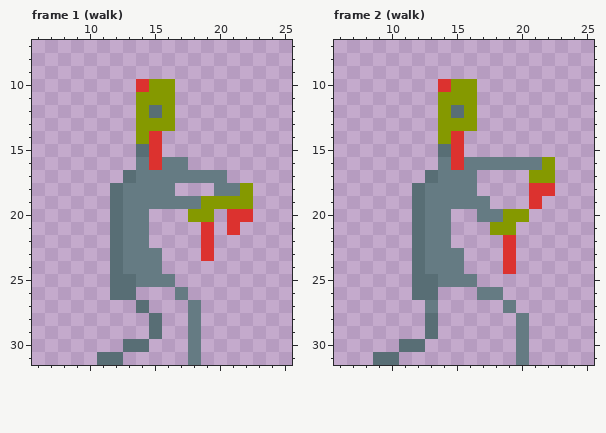
File history of a pixel-art file, Levels/Enemies/Zombie/Zombie.aseprite. The picture above is the old version.
32x32 pixels, 2 frames. Shown: frame 1 (walk): x 6..25, y 7..31; frame 2 (walk): x 6..25, y 7..31.
Now the later version:
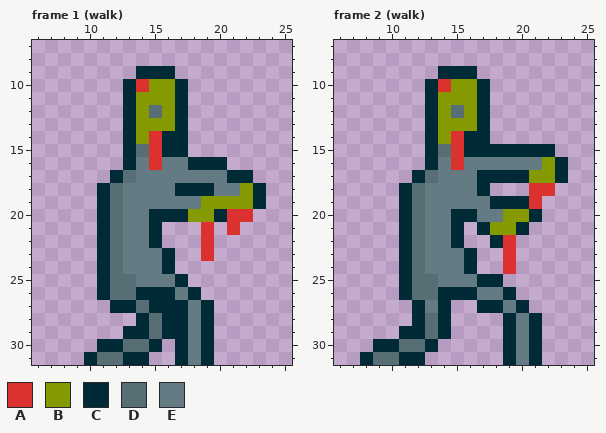
Palette (. is transparent): A #dc322f  B #859900  C #002b36  D #586e75  E #657b83
The edit:
layer "Outline" added
Frame 1 (walk), layer "Outline":
y 9: x 14..16 ... -> CCC
y 10..13: x 13 . -> C; x 17 . -> C
y 14..15: x 13 . -> C; x 16..17 .. -> CC
y 16: x 13 . -> C; x 18..20 ... -> CCC
y 17: x 12 . -> C; x 21..22 .. -> CC
y 18: x 11 . -> C; x 17..19 ... -> CCC; x 23 . -> C
y 19: x 11 . -> C; x 23 . -> C
y 20: x 11 . -> C; x 15..17 ... -> CCC; x 20 . -> C
y 21..22: x 11 . -> C; x 15 . -> C
y 23..24: x 11 . -> C; x 16 . -> C
y 25: x 11 . -> C; x 17 . -> C
y 26: x 11 . -> C; x 14..16 ... -> CCC; x 18 . -> C
y 27: x 12..13 .. -> CC; x 15..17 ... -> CCC; x 19 . -> C
y 28: x 14 . -> C; x 16..17 .. -> CC; x 19 . -> C
y 29: x 13..14 .. -> CC; x 16..17 .. -> CC; x 19 . -> C
y 30: x 11..12 .. -> CC; x 15 . -> C; x 17 . -> C; x 19 . -> C
y 31: x 10 . -> C; x 13..14 .. -> CC; x 17 . -> C; x 19 . -> C
Frame 2 (walk), layer "Outline":
y 9: x 14..16 ... -> CCC
y 10..13: x 13 . -> C; x 17 . -> C
y 14: x 13 . -> C; x 16..17 .. -> CC
y 15: x 13 . -> C; x 16..22 ....... -> CCCCCCC
y 16: x 13 . -> C; x 23 . -> C
y 17: x 12 . -> C; x 17..20 .... -> CCCC; x 23 . -> C
y 18: x 11 . -> C; x 17 . -> C
y 19: x 11 . -> C; x 18..20 ... -> CCC
y 20: x 11 . -> C; x 15..16 .. -> CC; x 21 . -> C
y 21: x 11 . -> C; x 15 . -> C; x 17 . -> C; x 20 . -> C
y 22: x 11 . -> C; x 15 . -> C; x 18 . -> C
y 23..24: x 11 . -> C; x 16 . -> C
y 25: x 11 . -> C; x 17..18 .. -> CC
y 26: x 11 . -> C; x 14..16 ... -> CCC; x 19 . -> C
y 27: x 12 . -> C; x 14 . -> C; x 17..18 .. -> CC; x 20 . -> C
y 28: x 12 . -> C; x 14 . -> C; x 19 . -> C; x 21 . -> C
y 29: x 11..12 .. -> CC; x 14 . -> C; x 19 . -> C; x 21 . -> C
y 30: x 9..10 .. -> CC; x 13 . -> C; x 19 . -> C; x 21 . -> C
y 31: x 8 . -> C; x 11..12 .. -> CC; x 19 . -> C; x 21 . -> C
Changed places in both pictures, as pixel boxes (x1, y1, x2, y2):
added: (84, 66, 266, 365)
added: (360, 66, 568, 365)
